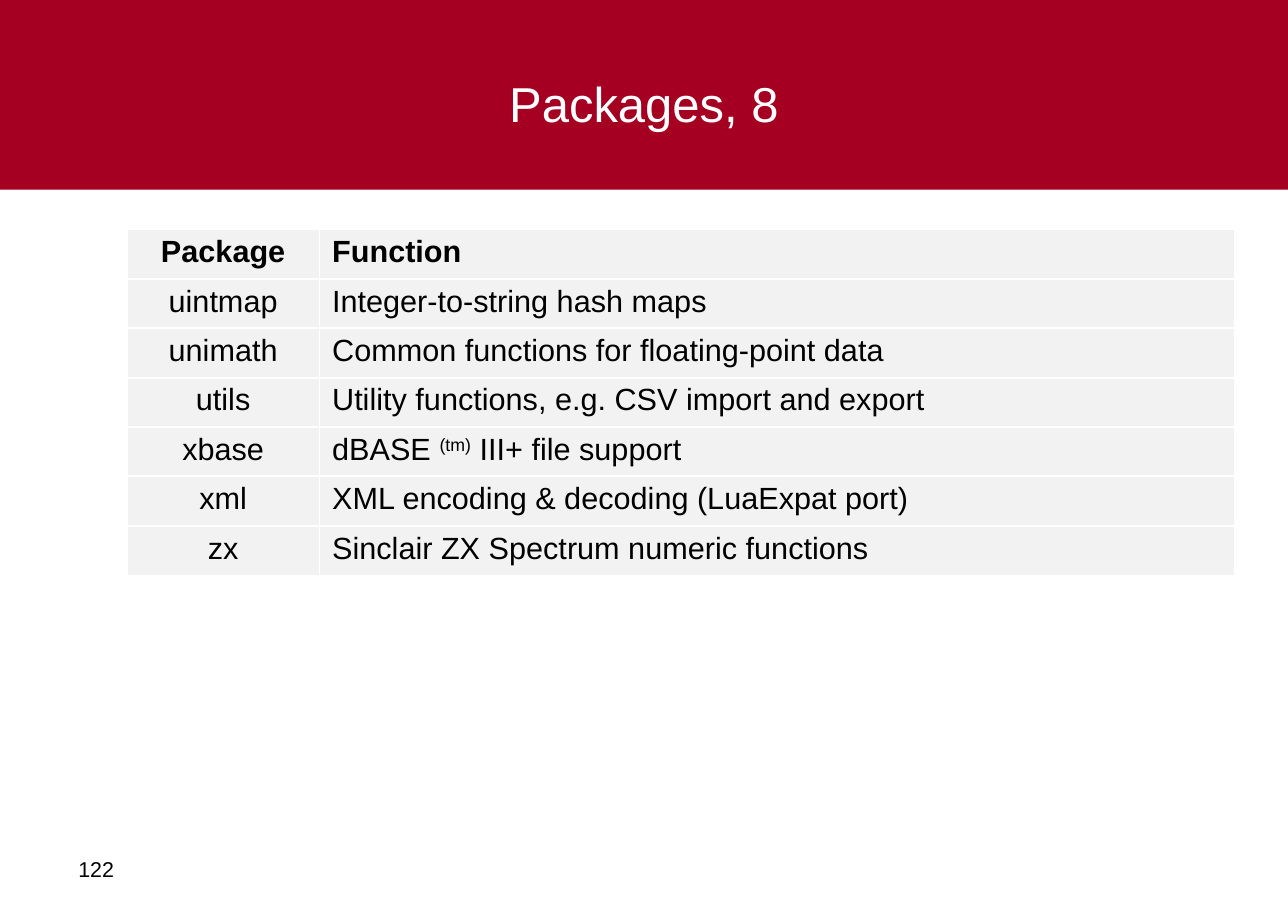
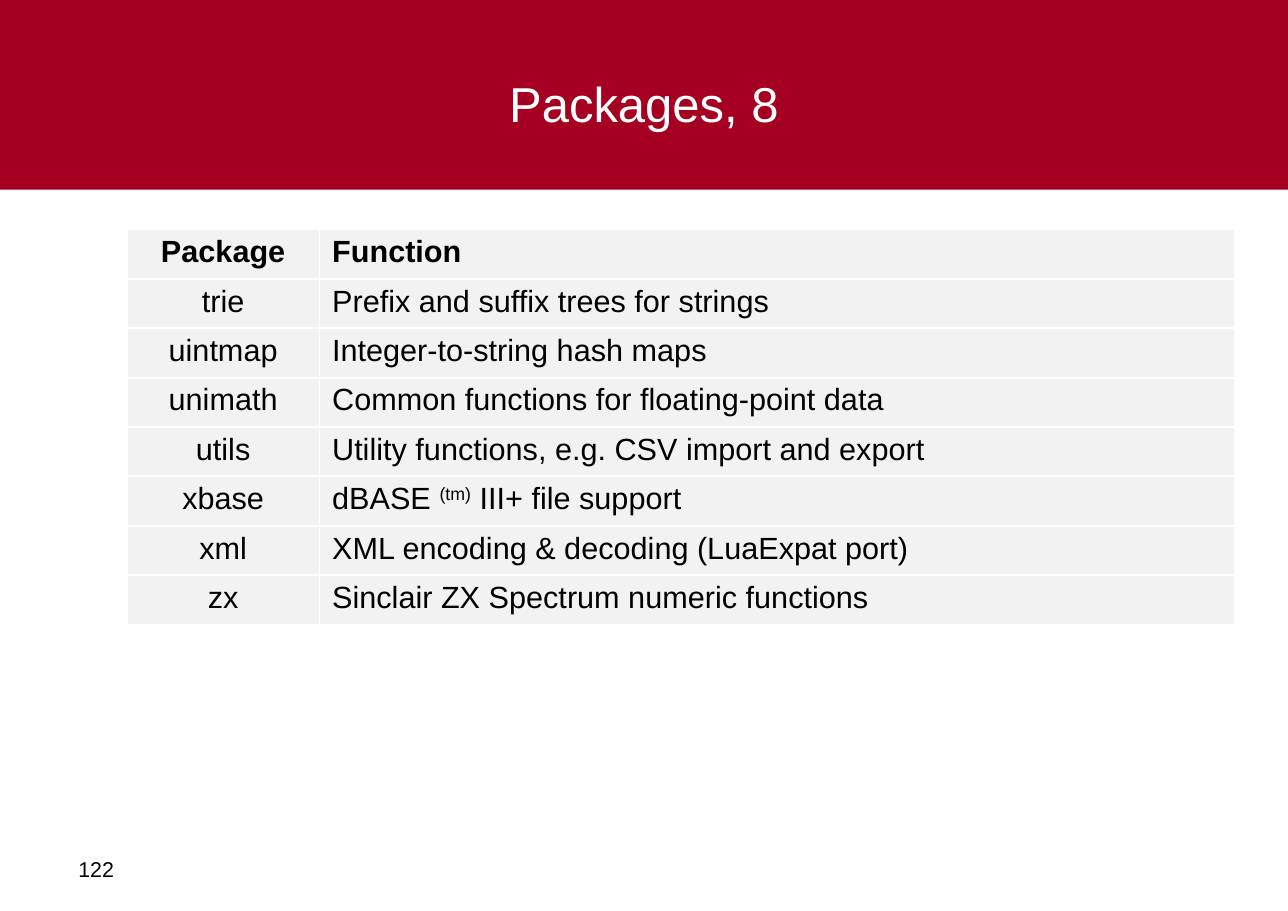
Before and after one commit to al-agena/Agena, a slide deck: slide 122 of doc/agena-crashcourse.ppt. Drawn at 1288x911 pixels with LibreOffice and Linux fonts; fonts in the diff are those of the drawing; background and template pictures are left out. Boxes give left, top, right and bottom in pixels: in the first picture for what was removed or moved away, otherwise in the second. Text is boxed around its words. In the diff, an @@ line names an element or a change of style, - is before the commit and + after.

```diff
--- a/doc/agena-crashcourse.ppt
+++ b/doc/agena-crashcourse.ppt
@@ table at box(127, 229, 1234, 623) @@
+row 2: trie | Prefix and suffix trees for strings
```
Also in this commit, not shown: 2 other slides changed, 5 other files.
